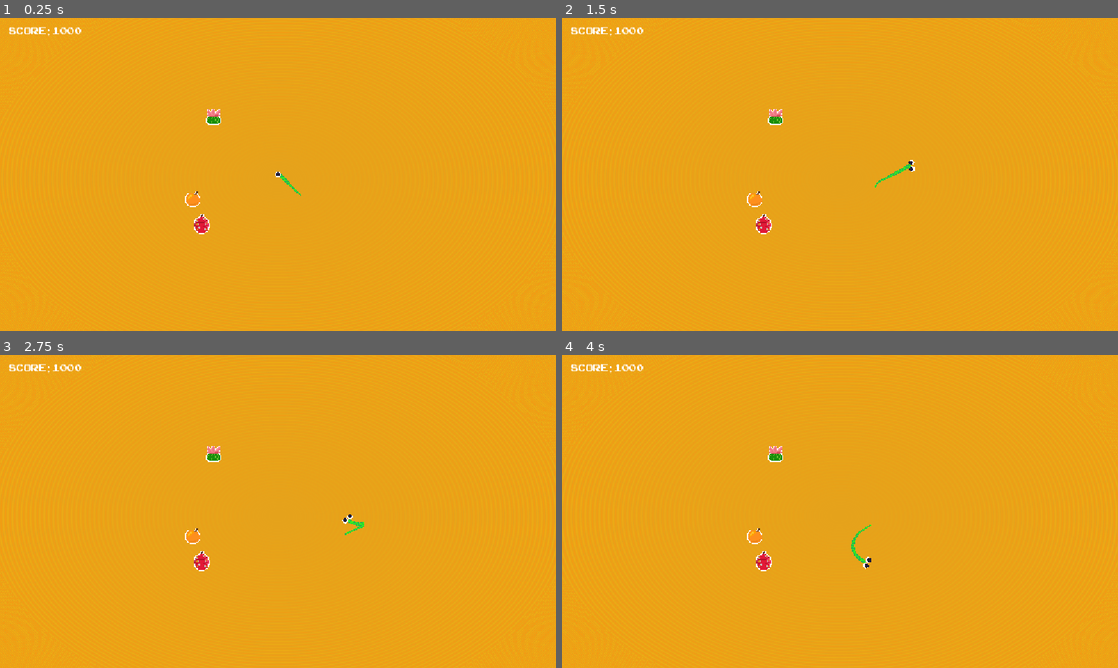
Above: before the commit, frames 1-4 (two rows, left to right).
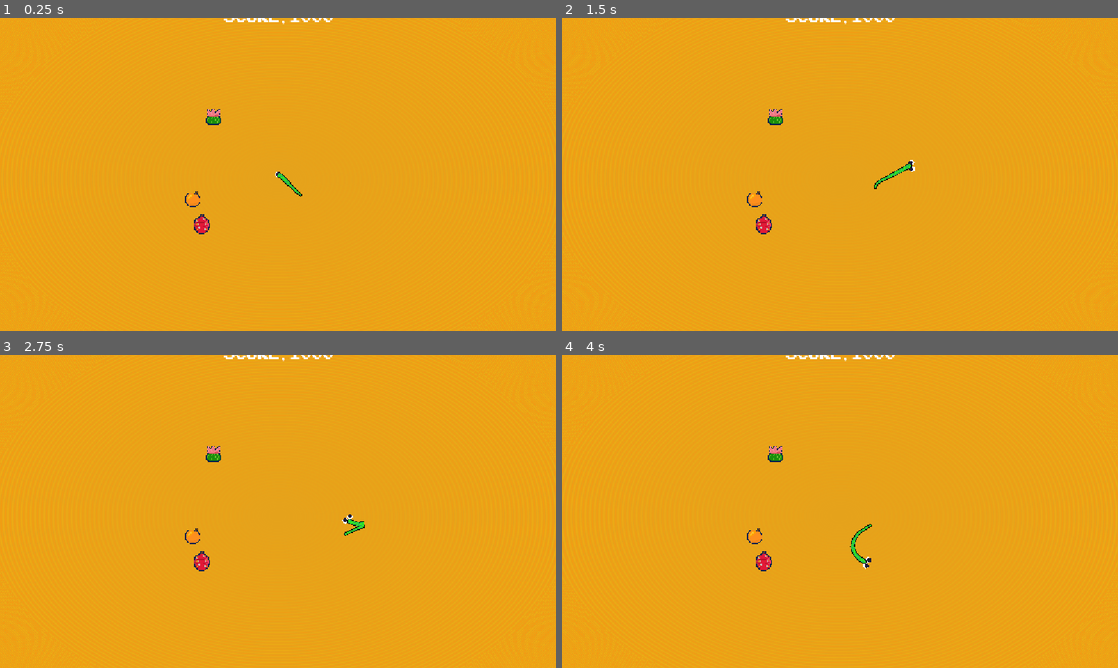
Above: after the commit, the same moments.

Repository: LeviathanGamez/Coil-Rush
Game: Godot game, scene res://scenes/main.tscn
Same seed, same stepped clock (60 frames per second), same inputs: the game is played once before the commit and once after it.
Inputs (mouse positions are in pixels of both pictures, inside the frame that each line leads up to):
- Up to frame 1 (0.25 s): no input
- Up to frame 2 (1.5 s): tap Enter at 0.5 s; move the mouse to (962, 158) at 0.52 s; hold Right 0.53-1.28 s; hold Space (click) 0.53-1.28 s; click (962, 158) at 0.67 s; move the mouse to (728, 190) at 1.27 s; hold Down from 1.28 s (still down); tap Alt at 1.35 s
- Up to frame 3 (2.75 s): move the mouse to (333, 442) at 2.02 s; release Down at 2.03 s; hold Right from 2.03 s (still down); tap Shift at 2.1 s
- Up to frame 4 (4 s): move the mouse to (812, 574) at 2.77 s; release Right at 2.78 s; hold Up 2.78-3.53 s; tap Space (click) at 2.85 s; click (812, 574) at 2.92 s; move the mouse to (1006, 558) at 3.52 s; hold Left from 3.53 s (still down); tap Alt at 3.6 s

The runs differ from the first frame. In frame 1, 0.5% of the frame differs, in the area x 1-60%, y 0-70%; in frame 2, 0.5%; in frame 3, 0.5%; in frame 4, 0.5%.
Error in both runs: Invalid type in function 'lerp' in base 'Vector2'. Cannot convert argument 1 from Nil to Vector2. (res://classes/head.gd:39)

Commit message:
Added outlines and stopped fruit repetition
Added outlines and stopped fruit repetition

Diff:
--- a/procedural-life/entities/snake2/snake_2.gd
+++ b/procedural-life/entities/snake2/snake_2.gd
@@ -5,6 +5,9 @@
 @onready var eye_ball1 : Sprite2D = $eye_ball1
 @onready var eye_ball2 : Sprite2D = $eye_ball2
 @onready var collision : CollisionShape2D = $Area2D/CollisionShape2D
+@onready var outline : Line2D = $Outline
+
+var outline_width = 6
 
 var anchor := Vector2(30,30)
 var radius := Manager.radius
@@ -46,6 +49,8 @@
 	update_joints(delta)
 	collision_check()
 	draw_points()
+	outline.width = body.width + outline_width
+	outline.points = body.points
 
 func update_head(mouse_pos : Vector2,delta: float):
 	head.update(mouse_pos,delta)
--- a/procedural-life/entities/snake2/snake_2.tscn
+++ b/procedural-life/entities/snake2/snake_2.tscn
@@ -2,6 +2,7 @@
 
 [ext_resource type="Script" uid="uid://bc7ddea8gnxw6" path="res://entities/snake2/snake_2.gd" id="1_sai8v"]
 [ext_resource type="Shader" uid="uid://c2coy3c3nmdpq" path="res://shaders/snake_2.gdshader" id="2_pdtaq"]
+[ext_resource type="Curve" uid="uid://cgm042oc7k0uw" path="res://entities/snake2/snake_curve.tres" id="3_30lwm"]
 [ext_resource type="Texture2D" uid="uid://0v42eae1mvn2" path="res://entities/snake2/skins/skin3.png" id="3_w2is3"]
 [ext_resource type="Texture2D" uid="uid://cmltvg127tjp7" path="res://entities/snake2/skins/eye.png" id="4_ebybu"]
 [ext_resource type="Texture2D" uid="uid://bs75o4lkbxxic" path="res://entities/snake2/skins/eye_ball.png" id="5_30lwm"]
@@ -15,20 +16,20 @@
 shader_parameter/border_widtha = 0
 shader_parameter/border_widthb = 0
 
-[sub_resource type="Curve" id="Curve_t0qsr"]
-_limits = [0.0, 1.0397921, 0.0, 1.0]
-_data = [Vector2(0, 1.0397921), 0.0, 0.0, 0, 0, Vector2(0.19503546, 1.0397921), 0.0, 0.0, 0, 0, Vector2(1, 0.41963035), 0.0, 0.0, 0, 0]
+[sub_resource type="CircleShape2D" id="CircleShape2D_3381y"]
+
+[sub_resource type="Curve" id="Curve_30lwm"]
+_data = [Vector2(0, 1), 0.0, 0.0, 0, 0, Vector2(0.24468085, 0.8858268), 0.0, 0.0, 0, 0, Vector2(1, 0.56692916), 0.0, 0.0, 0, 0]
 point_count = 3
-
-[sub_resource type="CircleShape2D" id="CircleShape2D_3381y"]
 
 [node name="snake2" type="Node2D" unique_id=274647588]
 script = ExtResource("1_sai8v")
 
 [node name="body" type="Line2D" parent="." unique_id=1072590940]
+z_index = 2
 material = SubResource("ShaderMaterial_pdtaq")
 points = PackedVector2Array(1159, -4, -11, -4, -282, 5)
-width_curve = SubResource("Curve_t0qsr")
+width_curve = ExtResource("3_30lwm")
 texture = ExtResource("3_w2is3")
 texture_mode = 1
 begin_cap_mode = 2
@@ -54,3 +55,9 @@
 
 [node name="CollisionShape2D" type="CollisionShape2D" parent="Area2D" unique_id=1496793546]
 shape = SubResource("CircleShape2D_3381y")
+
+[node name="Outline" type="Line2D" parent="." unique_id=211573403]
+width_curve = SubResource("Curve_30lwm")
+default_color = Color(0.033203125, 0.033203125, 0.033203125, 1)
+begin_cap_mode = 2
+end_cap_mode = 2
--- /dev/null
+++ b/procedural-life/entities/snake2/snake_curve.tres
@@ -0,0 +1,6 @@
+[gd_resource type="Curve" format=3 uid="uid://cgm042oc7k0uw"]
+
+[resource]
+_limits = [0.0, 1.0397921, 0.0, 1.0]
+_data = [Vector2(0, 1.0397921), 0.0, 0.0, 0, 0, Vector2(0.19503546, 1.0397921), 0.0, 0.0, 0, 0, Vector2(1, 0.41963035), 0.0, 0.0, 0, 0]
+point_count = 3
--- a/procedural-life/fruits/cactus_fruit.tscn
+++ b/procedural-life/fruits/cactus_fruit.tscn
@@ -14,7 +14,7 @@
 [sub_resource type="CircleShape2D" id="CircleShape2D_3381y"]
 radius = 29.0
 
-[node name="cactus_fruit" type="Node2D" unique_id=608758165]
+[node name="cactus_fruit" type="Node2D" unique_id=608758165 groups=["Fruits"]]
 script = ExtResource("1_2xkbo")
 stats = ExtResource("2_7xsvw")
 
--- a/procedural-life/fruits/fruit.gd
+++ b/procedural-life/fruits/fruit.gd
@@ -3,7 +3,8 @@
 @export var stats : FruitType
 @onready var sprite : Sprite2D = $Sprite2D
 @onready var area2d : Area2D = $Area2D
-@onready var particle_node : Node = $"../Particles"
+@onready var particle_node : Node = $"../../Particles"
+@onready var snake = $"../../snake2"
 
 var fruit_particles = preload("res://particles/fruit_particles.tscn")
 
@@ -12,14 +13,21 @@
 		stats = load("res://entities/fruit/resource/cactus_fruit.tres")
 	var err = area2d.area_entered.connect(eaten)
 
+func _process(_delta):
+	var snake_body = snake.get_node("body")
+	if global_position.distance_to(snake_body.to_global(snake_body.points[0])) > 100:
+		sprite.material.set_shader_parameter("outline_color", Color(0.0, 0.131, 0.301, 1.0))
+	else:
+		sprite.material.set_shader_parameter("outline_color", Color(1, 1, 1, 1))
 
 
 func eaten(area: Area2D):
-	var fruit = fruit_particles.instantiate()
-	fruit.emitting = true
-	fruit.texture = sprite.texture
-	fruit.global_position = global_position
-	particle_node.add_child(fruit)
-	var collider = area.get_parent()
-	Manager.update_variables(stats.length_plus,stats.radius_plus,stats.distance_plus,stats.speed_plus)
-	queue_free()
+	if area.get_parent().name == "snake2":
+		var fruit = fruit_particles.instantiate()
+		fruit.emitting = true
+		fruit.texture = sprite.texture
+		fruit.global_position = global_position
+		particle_node.add_child(fruit)
+		var collider = area.get_parent()
+		Manager.update_variables(stats.length_plus,stats.radius_plus,stats.distance_plus,stats.speed_plus)
+		queue_free()
--- a/procedural-life/fruits/orange.tscn
+++ b/procedural-life/fruits/orange.tscn
@@ -14,7 +14,7 @@
 [sub_resource type="CircleShape2D" id="CircleShape2D_3381y"]
 radius = 24.0
 
-[node name="orange" type="Node2D" unique_id=1414971797]
+[node name="orange" type="Node2D" unique_id=1414971797 groups=["Fruits"]]
 script = ExtResource("1_4xwju")
 stats = ExtResource("2_8kbjp")
 
--- a/procedural-life/fruits/prickly_pear.tscn
+++ b/procedural-life/fruits/prickly_pear.tscn
@@ -8,6 +8,7 @@
 [sub_resource type="ShaderMaterial" id="ShaderMaterial_mq8j2"]
 
 [sub_resource type="ShaderMaterial" id="ShaderMaterial_7xsvw"]
+resource_local_to_scene = true
 shader = ExtResource("1_jhd07")
 shader_parameter/outline_color = Color(1, 1, 1, 1)
 shader_parameter/corner_pixel = true
@@ -21,7 +22,7 @@
 script = ExtResource("1_d2ni0")
 stats = ExtResource("2_jhd07")
 
-[node name="Sprite2D" type="Sprite2D" parent="." unique_id=866660693]
+[node name="Sprite2D" type="Sprite2D" parent="." unique_id=866660693 groups=["Fruits"]]
 material = SubResource("ShaderMaterial_7xsvw")
 scale = Vector2(2, 2)
 texture = ExtResource("3_8cchq")
--- a/procedural-life/project.godot
+++ b/procedural-life/project.godot
@@ -29,6 +29,10 @@
 
 enabled=PackedStringArray("res://addons/godot_super-wakatime/plugin.cfg")
 
+[global_group]
+
+Fruits=""
+
 [input]
 
 click={
--- a/procedural-life/scenes/main.tscn
+++ b/procedural-life/scenes/main.tscn
@@ -5,6 +5,7 @@
 [ext_resource type="PackedScene" uid="uid://c2m23uudgmpow" path="res://fruits/orange.tscn" id="3_tbgi4"]
 [ext_resource type="PackedScene" uid="uid://lxbcrx4efoj0" path="res://fruits/cactus_fruit.tscn" id="4_tefeu"]
 [ext_resource type="PackedScene" uid="uid://dr5hq35q03afq" path="res://fruits/prickly_pear.tscn" id="5_o6xl0"]
+[ext_resource type="Script" uid="uid://qkcur6q4ddkw" path="res://scripts/spawner.gd" id="6_o6xl0"]
 [ext_resource type="FontFile" uid="uid://b80ns8fksh5q" path="res://assets/ARCADECLASSIC.TTF" id="6_tefeu"]
 
 [sub_resource type="ShaderMaterial" id="ShaderMaterial_o5qli"]
@@ -25,10 +26,22 @@
 
 [node name="Main" type="Node2D" unique_id=1662933116]
 
+[node name="Fruits" type="Node" parent="." unique_id=1760511065]
+
+[node name="orange" parent="Fruits" unique_id=1414971797 instance=ExtResource("3_tbgi4")]
+position = Vector2(-252, 76)
+
+[node name="cactus_fruit" parent="Fruits" unique_id=608758165 instance=ExtResource("4_tefeu")]
+position = Vector2(-191, -167)
+
+[node name="prickly_pear" parent="Fruits" unique_id=1049163394 instance=ExtResource("5_o6xl0")]
+position = Vector2(-224, 148)
+
 [node name="Camera2D" type="Camera2D" parent="." unique_id=358829658]
 zoom = Vector2(0.7, 0.7)
 
 [node name="snake2" parent="." unique_id=274647588 instance=ExtResource("1_o5qli")]
+z_index = 10
 
 [node name="TextureRect" type="TextureRect" parent="." unique_id=843239813]
 z_index = -1
@@ -40,30 +53,25 @@
 texture = SubResource("GradientTexture2D_3381y")
 
 [node name="Spawner" type="Node" parent="." unique_id=221507695]
+script = ExtResource("6_o6xl0")
 
-[node name="orange" parent="." unique_id=1414971797 instance=ExtResource("3_tbgi4")]
-position = Vector2(-252, 76)
-
-[node name="cactus_fruit" parent="." unique_id=608758165 instance=ExtResource("4_tefeu")]
-position = Vector2(-191, -167)
-
-[node name="prickly_pear" parent="." unique_id=1049163394 instance=ExtResource("5_o6xl0")]
-position = Vector2(-224, 148)
+[node name="Timer" type="Timer" parent="Spawner" unique_id=2045700166]
+one_shot = true
 
 [node name="Particles" type="Node" parent="." unique_id=1579334077]
 
-[node name="UI" type="Control" parent="." unique_id=772036962]
+[node name="UI" type="Control" parent="." unique_id=1284866535]
 layout_mode = 3
 anchors_preset = 0
-offset_right = 40.0
-offset_bottom = 40.0
 
 [node name="Label" type="Label" parent="UI" unique_id=109823489]
 layout_mode = 0
-offset_left = -796.0
-offset_top = -445.0
-offset_right = -582.0
-offset_bottom = -402.0
+offset_left = -159.0
+offset_top = -496.0
+offset_right = 163.0
+offset_bottom = -433.0
 theme_override_fonts/font = ExtResource("6_tefeu")
-theme_override_font_sizes/font_size = 40
+theme_override_font_sizes/font_size = 60
 text = "Score: 1000"
+
+[connection signal="timeout" from="Spawner/Timer" to="Spawner" method="_on_timer_timeout"]
--- /dev/null
+++ b/procedural-life/scripts/spawner.gd
@@ -0,0 +1,29 @@
+extends Node
+
+var cactus_scene = preload("res://fruits/cactus_fruit.tscn")
+var orange = preload("res://fruits/orange.tscn")
+var prickly_pear = preload("res://fruits/prickly_pear.tscn")
+var fruits = [cactus_scene,orange,prickly_pear]
+@onready var fruit_node = $"../Fruits"
+@onready var snake = $"../snake2"
+@onready var spawn_timer : Timer = $Timer
+var can_trigger = true
+
+var fruit
+var old_fruit
+
+func _process(_delta):
+	if get_tree().get_nodes_in_group("Fruits").size() < 3 and can_trigger:
+		old_fruit = fruit
+		can_trigger = false
+		await get_tree().create_timer(1).timeout
+		var position = Vector2(randi_range(-576,576),randi_range(-324,324))
+		var snake_body = snake.get_node("body")
+		while position.distance_to(snake_body.to_global(snake_body.points[0])) < 300:
+			position = Vector2(randi_range(-576,576),randi_range(-324,324))
+		while fruit == old_fruit:
+			fruit = fruits.pick_random().instantiate()
+		old_fruit = fruit
+		fruit.global_position = position
+		fruit_node.add_child(fruit)
+		can_trigger = true
Not shown, added: procedural-life/scripts/spawner.gd.uid
